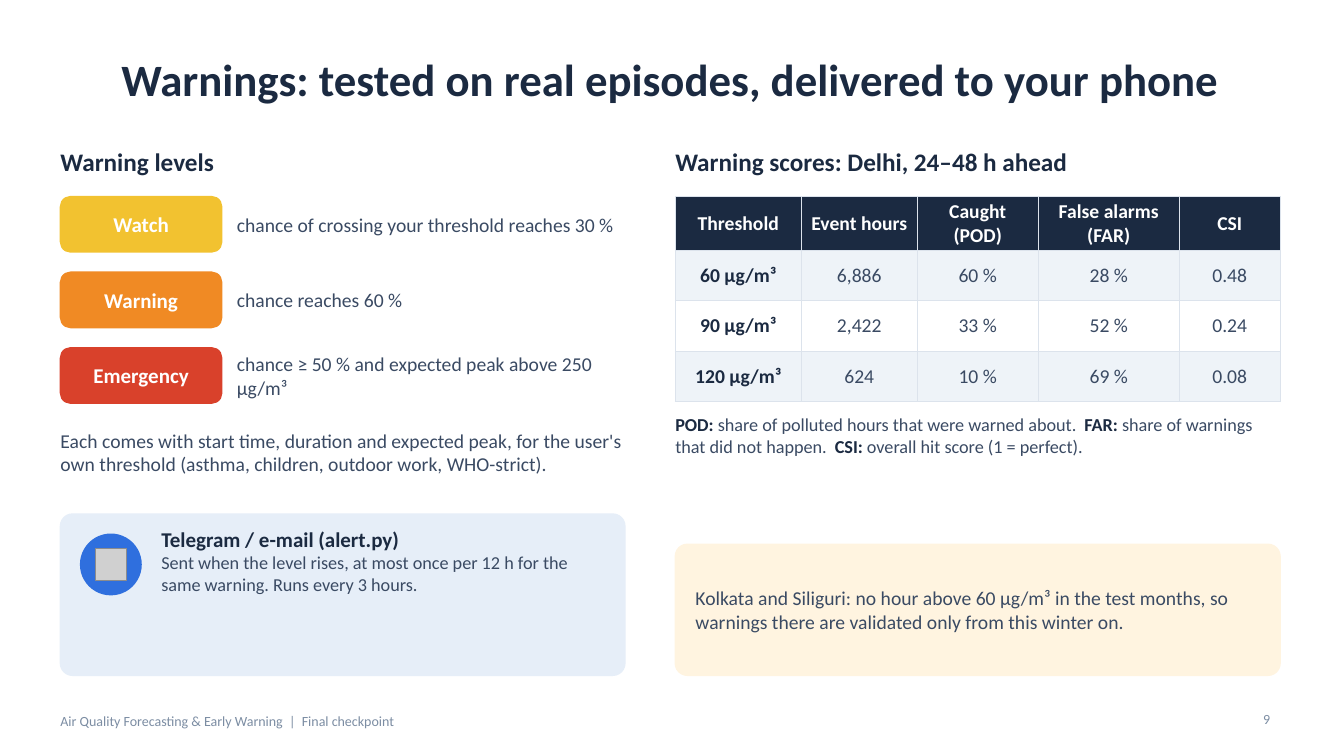
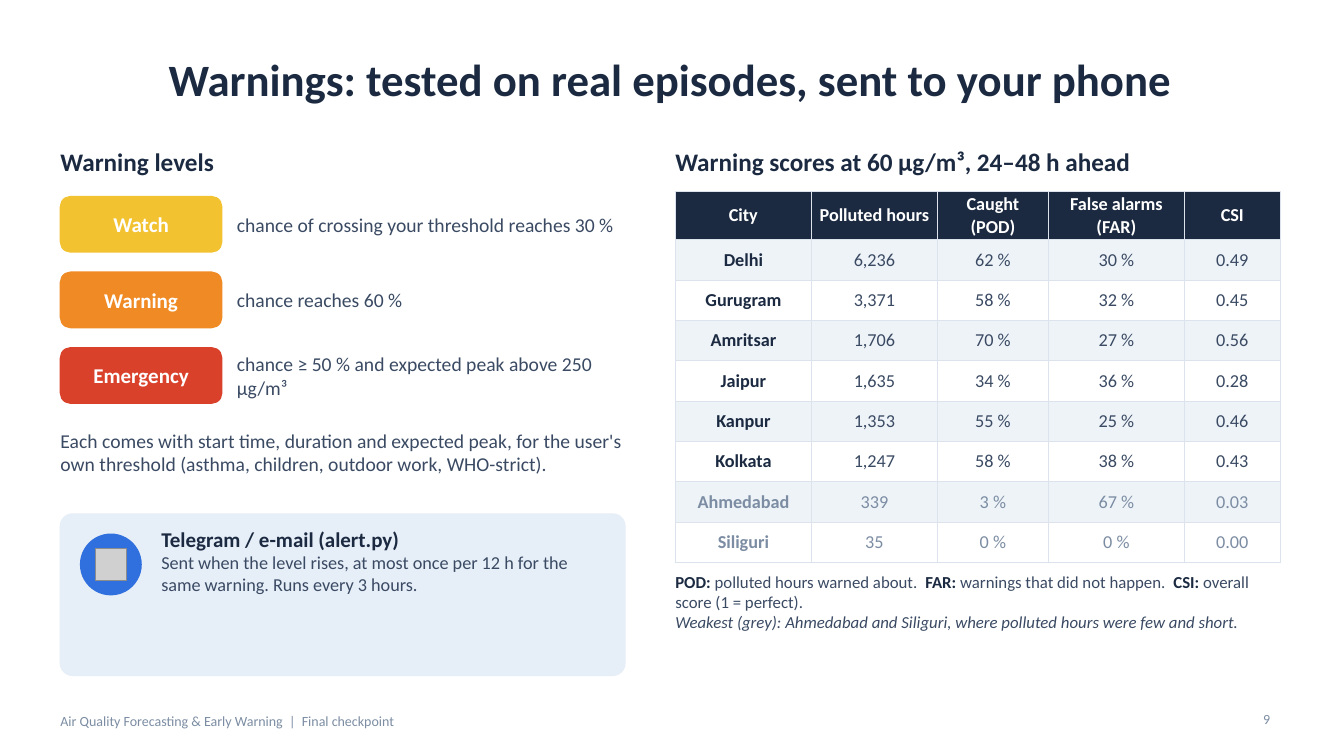
Before and after one commit to hrupam/aqi-forecasting, a slide deck: slide 9 of docs/final/AQ_Early_Warning_Final.pptx. Drawn at 1344x756 pixels with LibreOffice and Linux fonts; fonts in the diff are those of the drawing; grey boxes stand for pictures. Boxes give left, top, right and bottom in pixels: in the first picture for what was removed or moved away, otherwise in the second. Text is boxed around its words. In the diff, an @@ line names an element or a change of style, - is before the commit and + after.

```diff
--- a/docs/final/AQ_Early_Warning_Final.pptx
+++ b/docs/final/AQ_Early_Warning_Final.pptx
@@ title at <box>169,64,1171,104</box>: text changed @@
-Warnings: tested on real episodes, delivered to your phone
+Warnings: tested on real episodes, sent to your phone
@@ text at <box>675,151,1130,176</box>: text changed @@
-Warning scores: Delhi, 24–48 h ahead
+Warning scores at 60 µg/m³, 24–48 h ahead
@@ table at <box>676,192,1280,555</box> @@
-row 1: Threshold | Event hours | Caught (POD) | False alarms (FAR) | CSI
-row 2: 60 µg/m³ | 6,886 | 60 % | 28 % | 0.48
-row 3: 90 µg/m³ | 2,422 | 33 % | 52 % | 0.24
-row 4: 120 µg/m³ | 624 | 10 % | 69 % | 0.08
+row 1: City | Polluted hours | Caught (POD) | False alarms (FAR) | CSI
+row 2: Delhi | 6,236 | 62 % | 30 % | 0.49
+row 3: Gurugram | 3,371 | 58 % | 32 % | 0.45
+row 4: Amritsar | 1,706 | 70 % | 27 % | 0.56
+row 5: Jaipur | 1,635 | 34 % | 36 % | 0.28
+row 6: Kanpur | 1,353 | 55 % | 25 % | 0.46
+row 7: Kolkata | 1,247 | 58 % | 38 % | 0.43
+row 8: Ahmedabad | 339 | 3 % | 67 % | 0.03
+row 9: Siliguri | 35 | 0 % | 0 % | 0.00
@@ table: place and size @@
-table at <box>676,197,1280,391</box>
+table at <box>676,192,1280,555</box>
@@ rounded rectangle removed at <box>676,544,1280,676</box> @@
@@ text at <box>675,576,1249,631</box>: text changed; size 13 to 12 pt @@
-POD: share of polluted hours that were warned about. FAR: share of warnings that did not happen. CSI: overall hit score (1 = perfect).
+POD: polluted hours warned about. FAR: warnings that did not happen. CSI: overall score (1 = perfect).
+Weakest (grey): Ahmedabad and Siliguri, where polluted hours were few and short.
@@ text removed at <box>695,590,1228,633</box> @@
-Kolkata and Siliguri: no hour above 60 µg/m³ in the test months, so warnings there are validated only from this winter on.
```
Also in this commit, not shown: 2 other slides changed, 1 other file.
